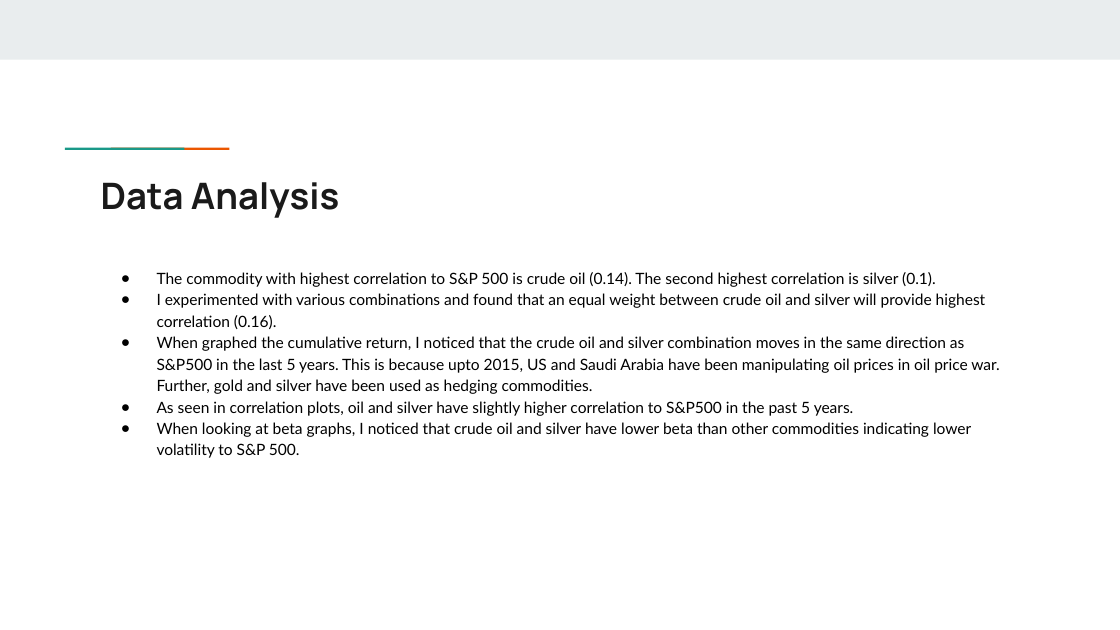
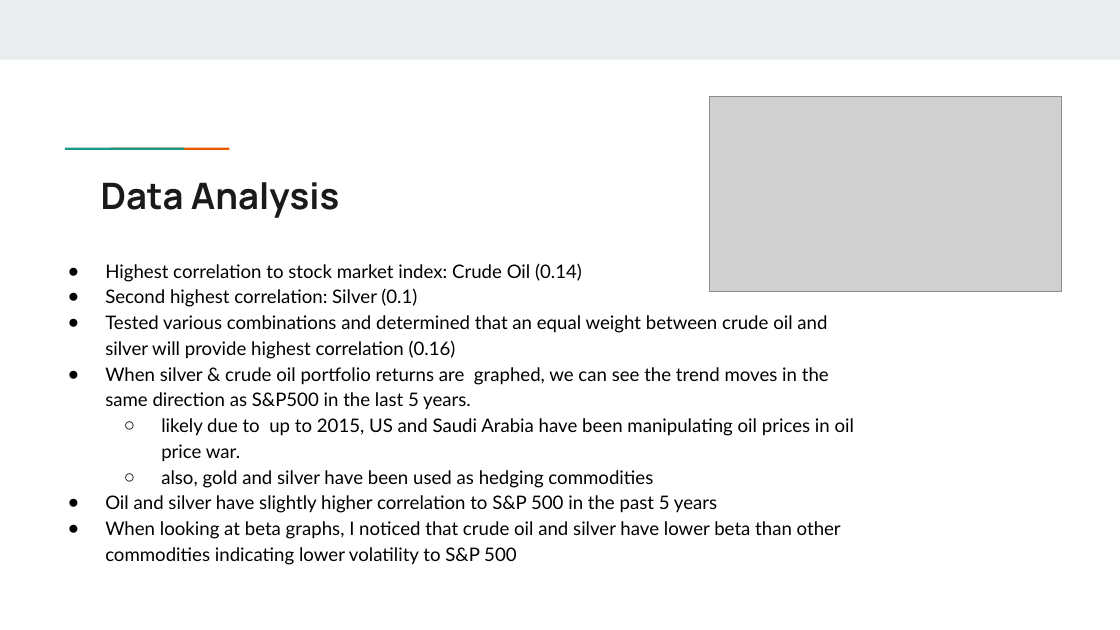
Before and after one commit to lfarlima/Monte-Carlo-Simulation, a slide deck: slide 9 of Project-01/Group Project Presentation.pptx (slide 8 before the commit). Drawn at 1120x630 pixels with LibreOffice and Linux fonts; fonts in the diff are those of the drawing; grey boxes stand for pictures. Boxes give left, top, right and bottom in pixels: in the first picture for what was removed or moved away, otherwise in the second. Text is boxed around its words. In the diff, an @@ line names an element or a change of style, - is before the commit and + after.

Commit message:
final presentation

```diff
--- a/Project-01/Group Project Presentation.pptx
+++ b/Project-01/Group Project Presentation.pptx
@@ picture added at (710, 96, 1063, 291) @@
@@ text at (105, 263, 854, 565): text changed; size 10 to 12 pt @@
-● The commodity with highest correlation to S&P 500 is crude oil (0.14). The second highest correlation is silver (0.1).
-● I experimented with various combinations and found that an equal weight between crude oil and silver will provide highest correlation (0.16).
-● When graphed the cumulative return, I noticed that the crude oil and silver combination moves in the same direction as S&P500 in the last 5 years. This is because upto 2015, US and Saudi Arabia have been manipulating oil prices in oil price war. Further, gold and silver have been used as hedging commodities.
-● As seen in correlation plots, oil and silver have slightly higher correlation to S&P500 in the past 5 years.
-● When looking at beta graphs, I noticed that crude oil and silver have lower beta than other commodities indicating lower volatility to S&P 500.
+● Highest correlation to stock market index: Crude Oil (0.14)
+● Second highest correlation: Silver (0.1)
+● Tested various combinations and determined that an equal weight between crude oil and silver will provide highest correlation (0.16)
+● When silver & crude oil portfolio returns are graphed, we can see the trend moves in the same direction as S&P500 in the last 5 years.
+  ○ likely due to up to 2015, US and Saudi Arabia have been manipulating oil prices in oil price war.
+  ○ also, gold and silver have been used as hedging commodities
+● Oil and silver have slightly higher correlation to S&P 500 in the past 5 years
+● When looking at beta graphs, I noticed that crude oil and silver have lower beta than other commodities indicating lower volatility to S&P 500
```
Also in this commit, not shown: 8 other slides changed, 3 slides added, 3 other files.
